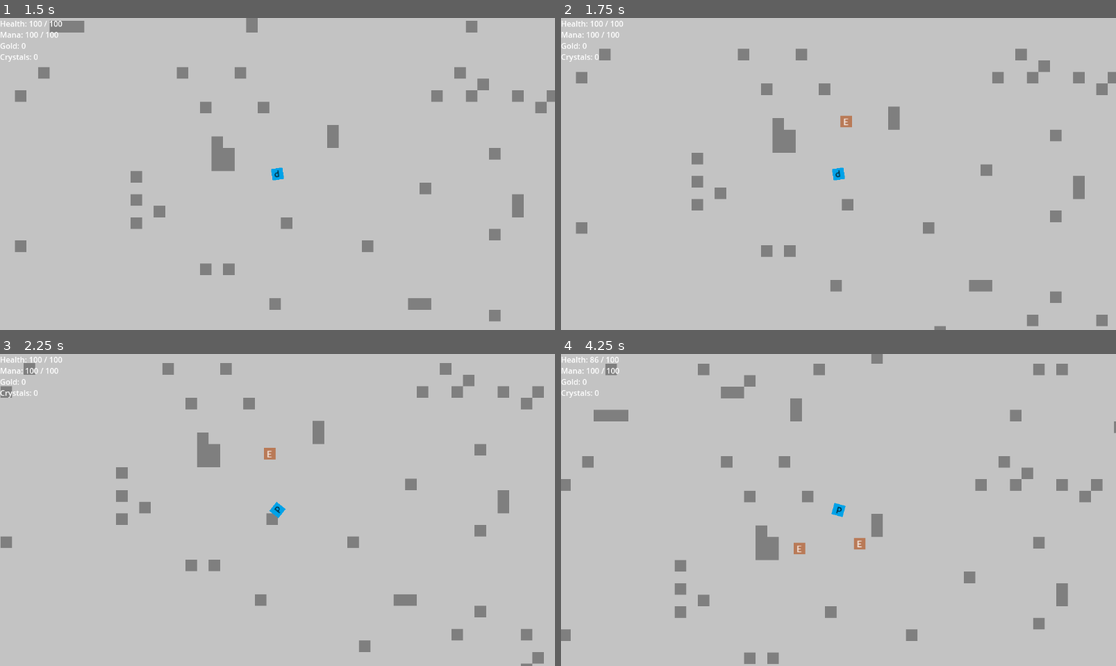
Above: before the commit, frames 1-4 (two rows, left to right).
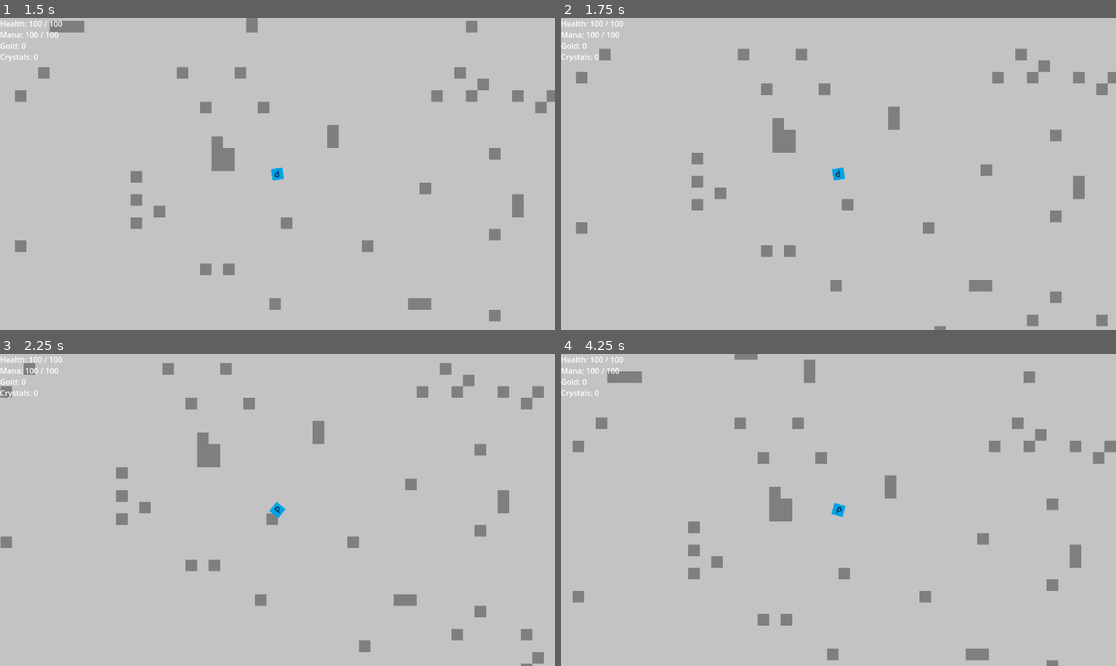
Above: after the commit, the same moments.

Repository: Doubel-cat/Doubel-cat.github.io
Game: Godot game, scene res://scenes/play_ground/play_ground.tscn
Same seed, same stepped clock (60 frames per second), same inputs: the game is played once before the commit and once after it.
Inputs (mouse positions are in pixels of both pictures, inside the frame that each line leads up to):
- Up to frame 1 (1.5 s): tap Enter at 0.5 s; move the mouse to (399, 158) at 0.52 s; hold D (move_right) 0.53-1.28 s; hold E (interact) 0.53-1.28 s; move the mouse to (166, 189) at 1.27 s; hold S (move_down) from 1.28 s (still down); click (166, 189) at 1.35 s
- Up to frame 2 (1.75 s): keep holding S (move_down)
- Up to frame 3 (2.25 s): move the mouse to (333, 441) at 2.02 s; release S (move_down) at 2.03 s; hold D (move_right) from 2.03 s (still down); hold E (interact) from 2.03 s (still down)
- Up to frame 4 (4.25 s): move the mouse to (810, 572) at 2.77 s; release D (move_right) at 2.78 s; release E (interact) at 2.78 s; hold W (move_up) 2.78-3.53 s; click (810, 572) at 2.85 s; move the mouse to (1005, 556) at 3.52 s; hold A (move_left) from 3.53 s (still down); hold E (interact) from 3.53 s (still down)

Frame 1 is identical in both runs. In frame 2, less than 0.1% of the frame differs, in the area x 50-53%, y 31-35%; in frame 3, less than 0.1%; in frame 4, 7.3%, in the area x 0-100%, y 0-100%.

Commit message:
fea: enemy_generation_update

Diff:
--- a/project/scenes/play_ground/play_ground.gd
+++ b/project/scenes/play_ground/play_ground.gd
@@ -5,11 +5,11 @@
 var entity_scene = null
 var generation_freq_decay = null
 
+
 # Called when the node enters the scene tree for the first time.
 func _ready():
 	player_controllers.spawn_current_player()
 	pass # Replace with function body.
-
 
 func reset_game():
 	var enemies = get_tree().get_nodes_in_group("foe")
@@ -46,7 +46,7 @@
 # Called every frame. 'delta' is the elapsed time since the previous frame.
 func _process(delta):
 	enemies_generation_logic(EnemyData.get_enemies_info("small_enemies")["generation_freq"], (60*10), "small_enemies")
-
+	print(player_node.global_position)
 	if get_node("/root/player_controllers").rest_game:
 		self.reset_game()
 		get_node("/root/player_controllers").rest_game = false
--- a/project/scripts/EnemyData.gd
+++ b/project/scripts/EnemyData.gd
@@ -14,7 +14,7 @@
 		 "gould_amount":5,
 		 "generation_freq": 100,
 		 "generation_freq_min": 30,
-		 "generation_freq_decay": 5,
+		 "generation_freq_decay": 10,
 		 "generaion_checker": 0
 		},
 
--- a/project/scripts/player_controllers.gd
+++ b/project/scripts/player_controllers.gd
@@ -12,7 +12,11 @@
 var player_initial_speed = 100
 var camera_changed = false
 var rest_game = false
-
+var map_x_min = -1575
+var map_y_min = -775
+var map_x_max = 1575
+var map_y_max = 775
+var enemy_generate_distance = 400
 
 
 func get_current_player():
@@ -63,13 +67,16 @@
 	var player = player_node
 	var enemies_node = enemies.instantiate()
 	enemies_node.z_index = player.z_index
-	var ground = get_node("../play_ground/groud")
-	var tiles_positions = ground.get_used_cells(0)
-	index = tiles_positions.find(player.position)
-	if index != -1:
-		tiles_positions.remove_at(index)
-	var rand_location = tiles_positions[randi() % tiles_positions.size()]
-	enemies_node.position = rand_location
+
+	var enemy_position = Vector2()
+	var player_position = player.global_position
+	while true:
+		enemy_position.x = randf_range(map_x_min,map_x_max)
+		enemy_position.y = randf_range(map_y_min,map_y_max)
+		if enemy_position.distance_to(player_position) >= enemy_generate_distance:
+			break
+
+	enemies_node.global_position = enemy_position
 	add_child(enemies_node)
 	pass
 
